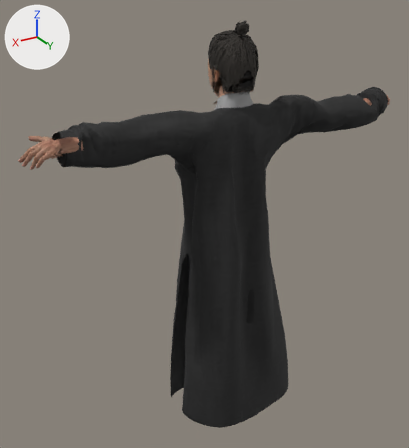
Two versions of the glTF model chars/v_avatar.glb, one commit apart.
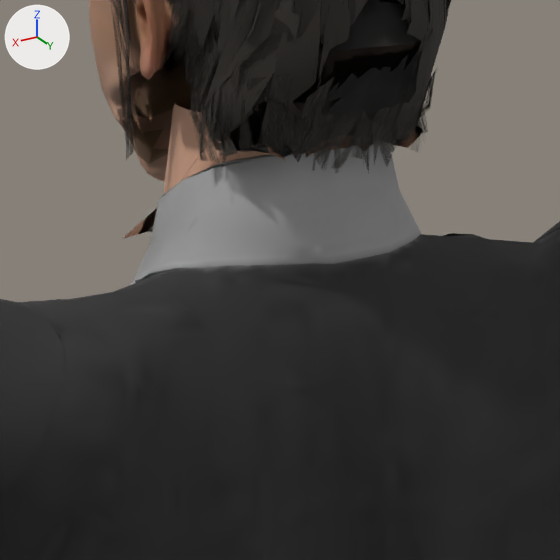
Each version is shown whole from a 50 mm camera at (1.311, 1.96, 2.016) aimed at (0.075, -0.1, 0.986), then close up on the part from 48% to 67% of the width and 16% to 33% of the height. Arrows for +X, +Y and +Z are at upper left; the lights stay in place. The first two pictures are the older version. Vertices at exactly the same position are counted once.

Before the edit, the objects in view are built like this:
```python
me_man_1_001 = bpy.data.meshes.new('man_1.001')
me_man_1_001.from_pydata(...)  # 3964 vertices, 7848 faces; spans x -0.092..0.092, y -0.139..0.108, z 1.536..1.816
# faces by material slot: [6017, 264, 1567]
me_man_1_001.materials.append(mat_std_skin_head_w)  # picture img_std_skin_head_diffuse
me_man_1_001.materials.append(mat_neck_w)  # beige #daaa8e
me_man_1_001.materials.append(mat_scalp_w)  # black #2c2723
me_mesh_0064 = bpy.data.meshes.new('Mesh_0064')
me_mesh_0064.from_pydata(...)  # 1873 vertices, 1421 faces; spans x -0.093..0.094, y -0.127..0.109, z 1.591..1.877
me_mesh_0064.materials.append(mat_hair_w)
me_neckc = bpy.data.meshes.new('neckc')
me_neckc.from_pydata(...)  # 80 vertices, 120 faces; spans x -0.063..0.063, y -0.079..0.056, z 1.401..1.621
me_neckc.materials.append(mat_neck_w)  # beige #daaa8e
ob_headn = bpy.data.objects.new('HeadN', me_man_1_001)
ob_headn.location = (0.0, 0.0, 0.0)
ob_mesh_0064 = bpy.data.objects.new('Mesh_0064', me_mesh_0064)
ob_mesh_0064.location = (0.0, 0.0, 0.0)
ob_neckc = bpy.data.objects.new('NeckC', me_neckc)
ob_neckc.location = (0.0, 0.0, 0.0)
# also in view: 'Box001' at (-0.005, -0.027, 0.827)
```
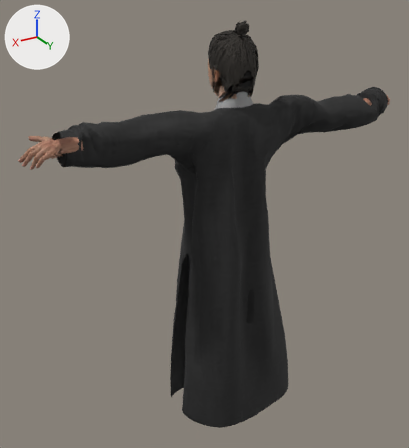
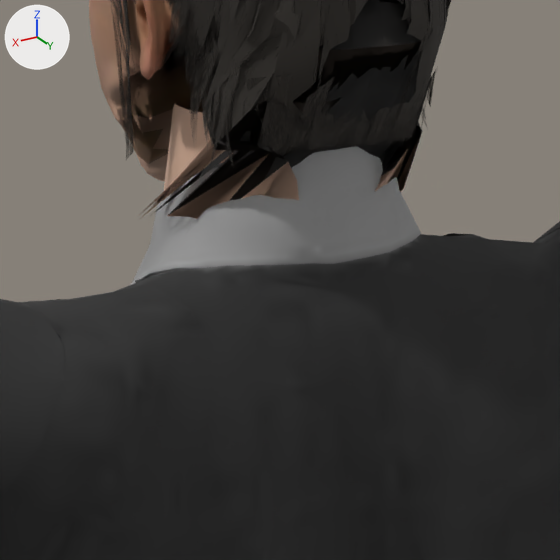
What the commit changed:
me_man_1_001 is used by ob_headn; location (0.0, 0.0, 0.0).
me_man_1_001 had 3964 vertices, 7848 faces and spanned x -0.092..0.092, y -0.139..0.108, z 1.536..1.816.
me_man_1_001 now has 3994 vertices, 7915 faces and spans x -0.092..0.092, y -0.139..0.108, z 1.551..1.816.
Part 1, on me_man_1_001:
6 vertices are removed from x -0.07..0.07, y -0.044..-0.04, z 1.545..1.548.
4 faces are deleted.
41 vertices are added at x -0.084..0.084, y -0.016..0.075, z 1.551..1.594.
58 new faces join them, mat_neck_w (beige #e5bca2).
20 new faces join them, mat_scalp_w (black #2c2723).
me_man_1_001 part 2: 12 faces spanning x -0.064..0.064, y 0.037..0.078, z 1.588..1.616 switch from mat_neck_w (beige #daaa8e) to mat_scalp_w (black #2c2723).
Other edits to the shape of me_man_1_001 do not show in these pictures.
me_mesh_0064 is used by ob_mesh_0064; location (0.0, 0.0, 0.0).
me_mesh_0064 had 1873 vertices, 1421 faces and spanned x -0.093..0.094, y -0.127..0.109, z 1.591..1.877.
me_mesh_0064 now has 1759 vertices, 1329 faces and spans x -0.093..0.094, y -0.127..0.109, z 1.592..1.877.
me_mesh_0064 part 3: 11 loose pieces with 48 vertices, spanning x -0.041..0.065, y 0.029..0.1, z 1.591..1.647, are deleted.
Part 4, on me_mesh_0064:
76 vertices are removed from x -0.072..0.07, y 0.026..0.085, z 1.594..1.633.
77 faces are deleted.
5 vertices move from x -0.062..0.059, y 0.022..0.052, z 1.618..1.636 to x -0.062..0.061, y 0.021..0.072, z 1.608..1.636.
10 vertices are added at x -0.065..0.071, y 0.029..0.084, z 1.594..1.633.
11 new faces join them.

Pixel boxes (x1, y1, x2, y2) of what changed, in the close-ups (560 x 560 px):
'HeadN', reshaped: before (89, 0, 431, 239); after (89, 0, 431, 219)
'Mesh_0064', reshaped: before (111, 0, 451, 173); after (111, 0, 451, 166)
part 1 of me_man_1_001, built on: before (122, 208, 157, 239); after (142, 133, 422, 219)
part 2 of me_man_1_001, recoloured: (209, 130, 419, 161) in both
part 3 of me_mesh_0064, deleted: before (213, 95, 409, 171)
part 4 of me_mesh_0064, cut back: before (191, 0, 451, 173); after (191, 0, 451, 166)
